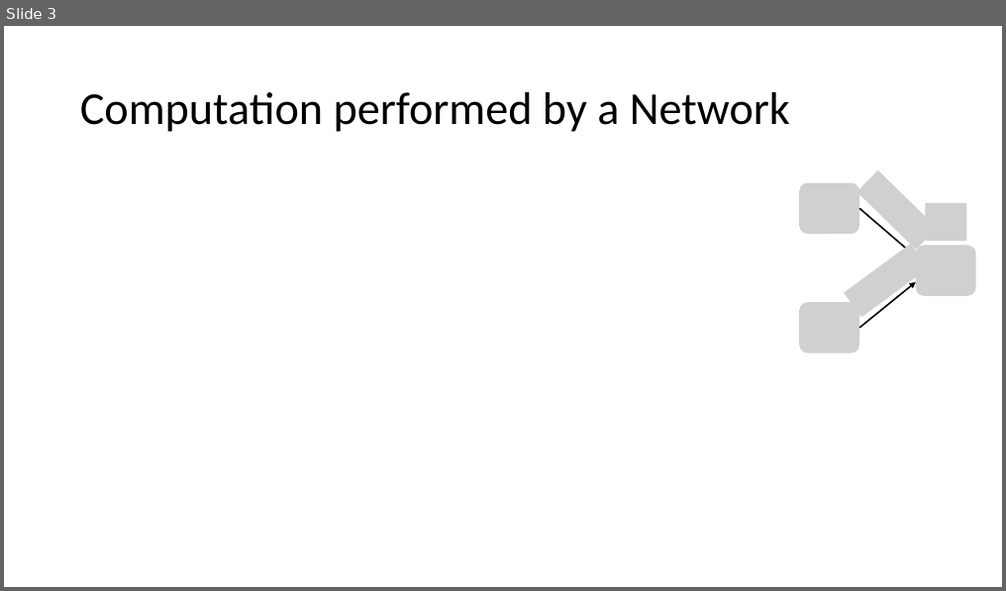
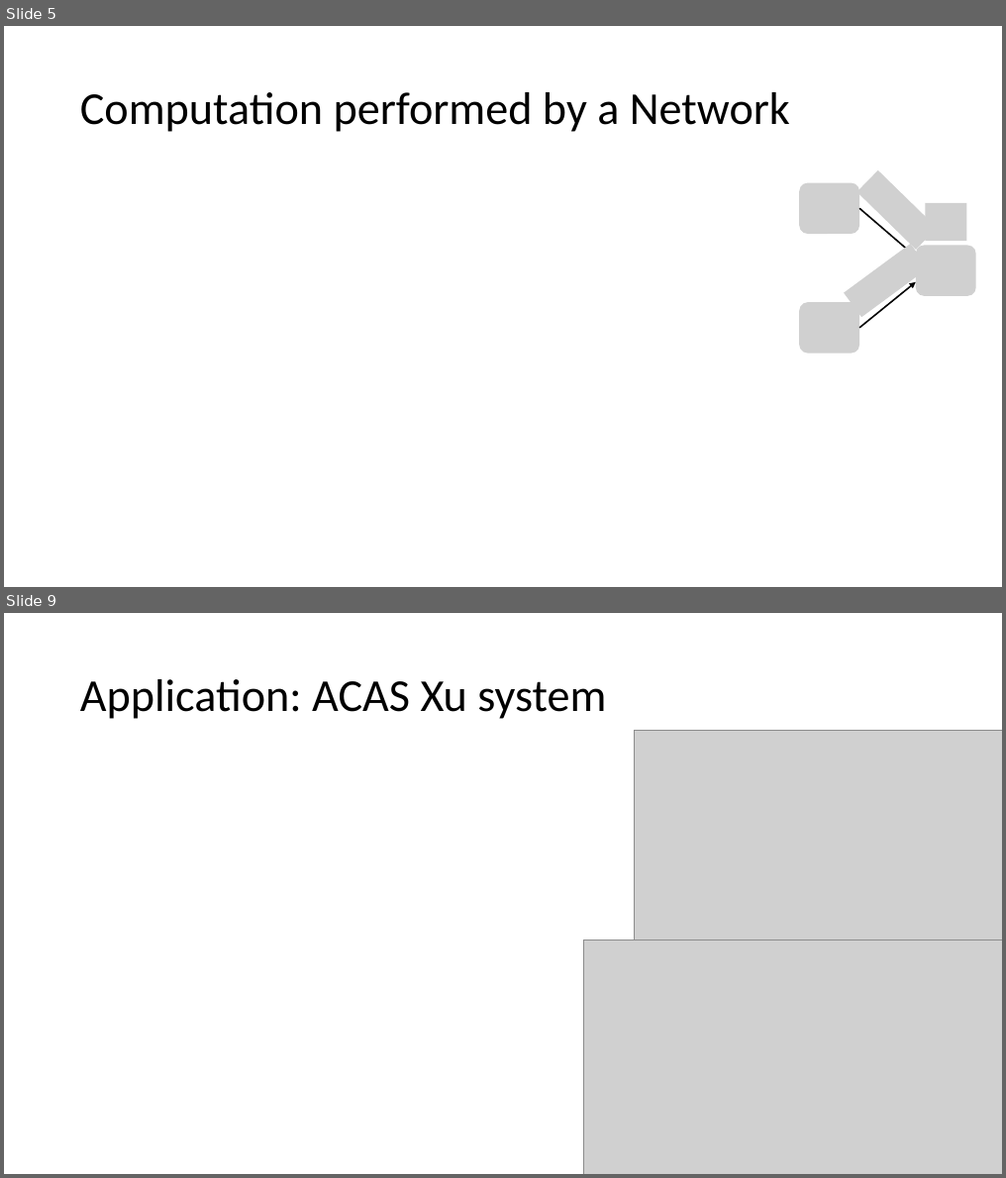
Before and after one commit to sayanmitracode/cpsbooksite, a slide deck: Slides/reluplex21.pptx. Shown one above the other, each under a label of ours: slide 3 before the commit, slides 5 and 9 after it; the slides between them are not shown. The pictures are 1006x591 and 1006x1178 pixels, drawn with LibreOffice and Linux fonts; fonts in the diff are those of the drawing; grey boxes stand for pictures. Boxes give left, top, right and bottom in pixels: in the first picture for what was removed or moved away, otherwise in the second. Text is boxed around its words. In the diff, an @@ line names an element or a change of style, - is before the commit and + after.

```diff
--- a/Slides/reluplex21.pptx
+++ b/Slides/reluplex21.pptx
@@ slide 9 added at (4, 613, 1002, 1174), background #FFFFFF @@
@@ title added at (80, 679, 606, 719), 44 pt, text #000000 @@
+Application: ACAS Xu system
@@ picture added at (635, 731, 1002, 969) @@
@@ picture added at (583, 941, 1002, 1174) @@
@@ what was slide 3 is now slide 5 @@
```
Also in this commit, not shown: 3 slides changed, 12 other slides added, 1 slide removed, 2 other files.
